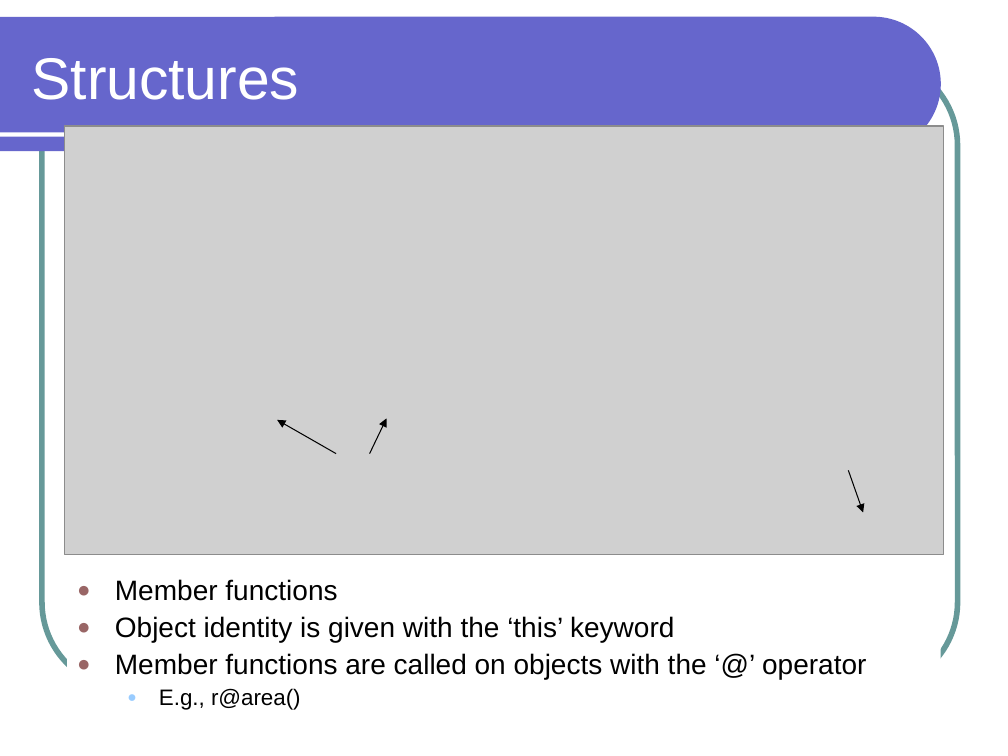
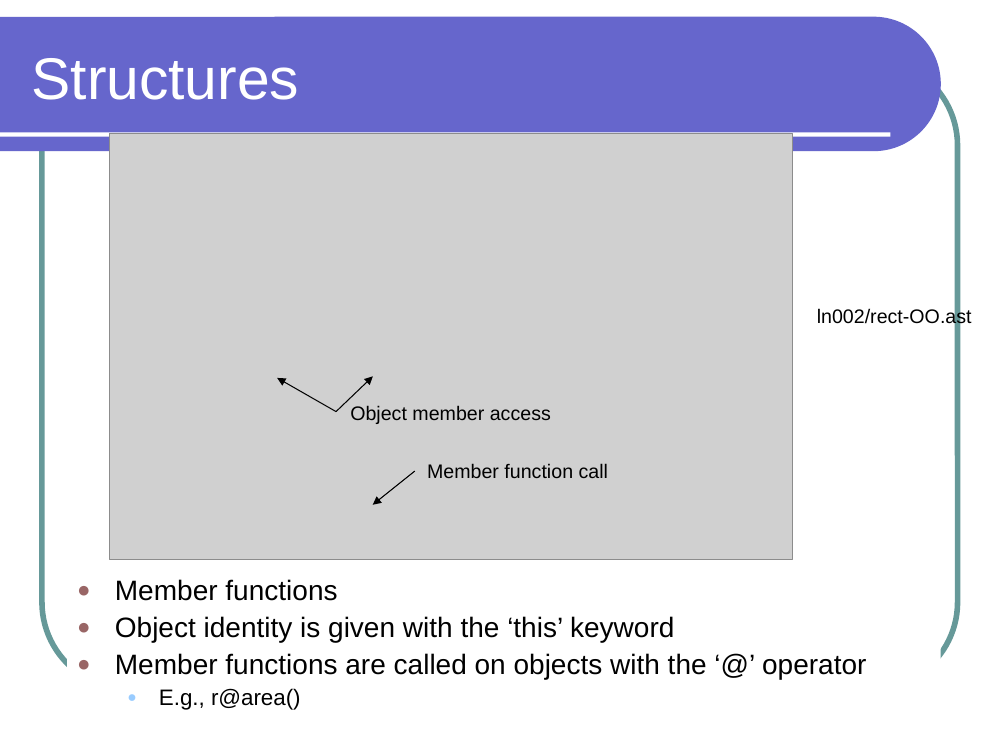
Before and after one commit to lutzhamel/CSC301, a slide deck: slide 8 of notes/csc301-ln002.ppt. Drawn at 1008x756 pixels with LibreOffice and Linux fonts; fonts in the diff are those of the drawing; grey boxes stand for pictures. Boxes give left, top, right and bottom in pixels: in the first picture for what was removed or moved away, otherwise in the second. Text is boxed around its words. In the diff, an @@ line names an element or a change of style, - is before the commit and + after.

```diff
--- a/notes/csc301-ln002.ppt
+++ b/notes/csc301-ln002.ppt
@@ picture: place and size @@
-picture at [65,126,943,554]
+picture at [109,133,792,559]
@@ text added at [817,308,972,328], 14 pt, text #000000 @@
+ln002/rect-OO.ast
@@ arrow moved from (336, 454) - (277, 420) to (336, 411) - (277, 378) @@
@@ arrow moved from (370, 454) - (386, 418) to (336, 411) - (373, 376) @@
@@ text added at [350,405,551,424], 14 pt, text #000000 @@
+Object member access
@@ arrow added from (414, 471) to (373, 505), #000000 0.74 pt @@
@@ text added at [427,463,608,478], 14 pt, text #000000 @@
+Member function call
@@ arrow removed from (849, 471) to (863, 512) @@
```
Also in this commit, not shown: 10 other slides changed, 1 slide added, 1 slide removed, 10 other files.
